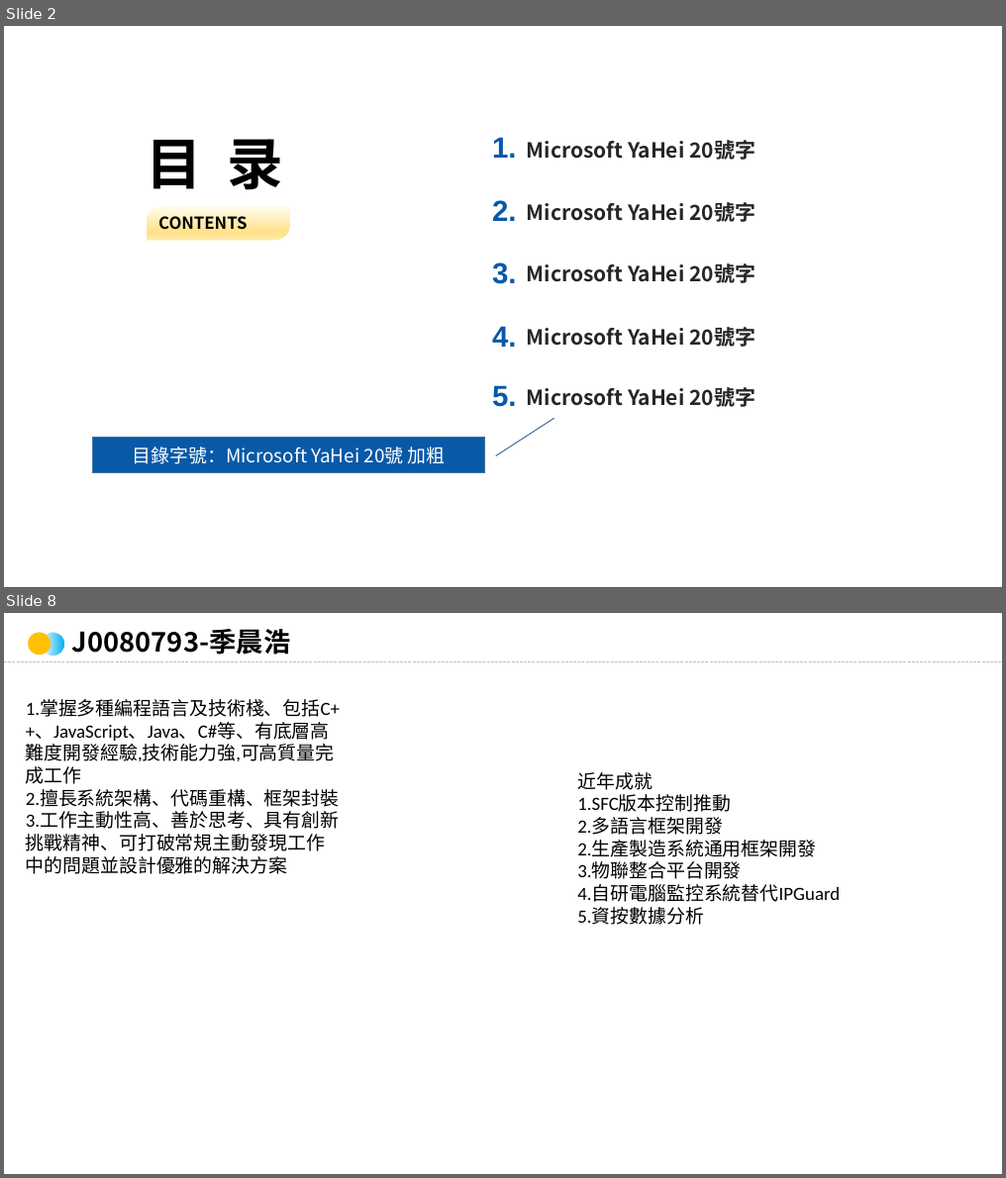
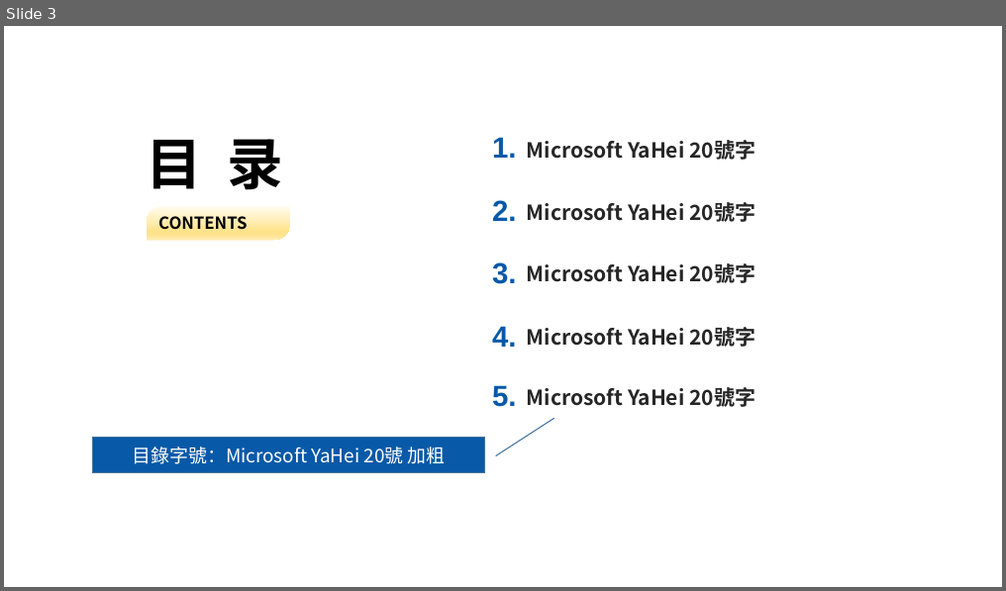
Before and after one commit to NoBug4Ever/work_files, a slide deck: J0080793.pptx. Shown one above the other, each under a label of ours: slides 2 and 8 before the commit, slide 3 after it; the slides between them are not shown. The pictures are 1006x1178 and 1006x591 pixels, drawn with LibreOffice and Linux fonts; fonts in the diff are those of the drawing; background and template pictures are left out. Boxes give left, top, right and bottom in pixels: in the first picture for what was removed or moved away, otherwise in the second. Text is boxed around its words. In the diff, an @@ line names an element or a change of style, - is before the commit and + after.

```diff
--- a/J0080793.pptx
+++ b/J0080793.pptx
@@ slide 8 removed at (4, 613, 1002, 1174), background #FFFFFF @@
@@ ellipse removed at (28, 633, 51, 655) @@
@@ ellipse removed at (41, 633, 63, 655) @@
@@ text removed at (72, 629, 290, 655) @@
-J0080793-季晨浩
@@ line removed from (4, 663) to (1002, 663) @@
@@ text removed at (26, 700, 340, 874) @@
-1.掌握多種編程語言及技術棧、包括C++、JavaScript、Java、C#等、有底層高難度開發經驗,技術能力強,可高質量完成工作
-2.擅長系統架構、代碼重構、框架封裝
-3.工作主動性高、善於思考、具有創新挑戰精神、可打破常規主動發現工作中的問題並設計優雅的解決方案
@@ text removed at (577, 772, 840, 925) @@
-近年成就
-1.SFC版本控制推動
-2.多語言框架開發
-2.生產製造系統通用框架開發
-3.物聯整合平台開發
-4.自研電腦監控系統替代IPGuard
-5.資按數據分析
@@ what was slide 2 is now slide 3 @@
```
Also in this commit, not shown: 2 slides added, 7 other slides removed, 2 other files.
